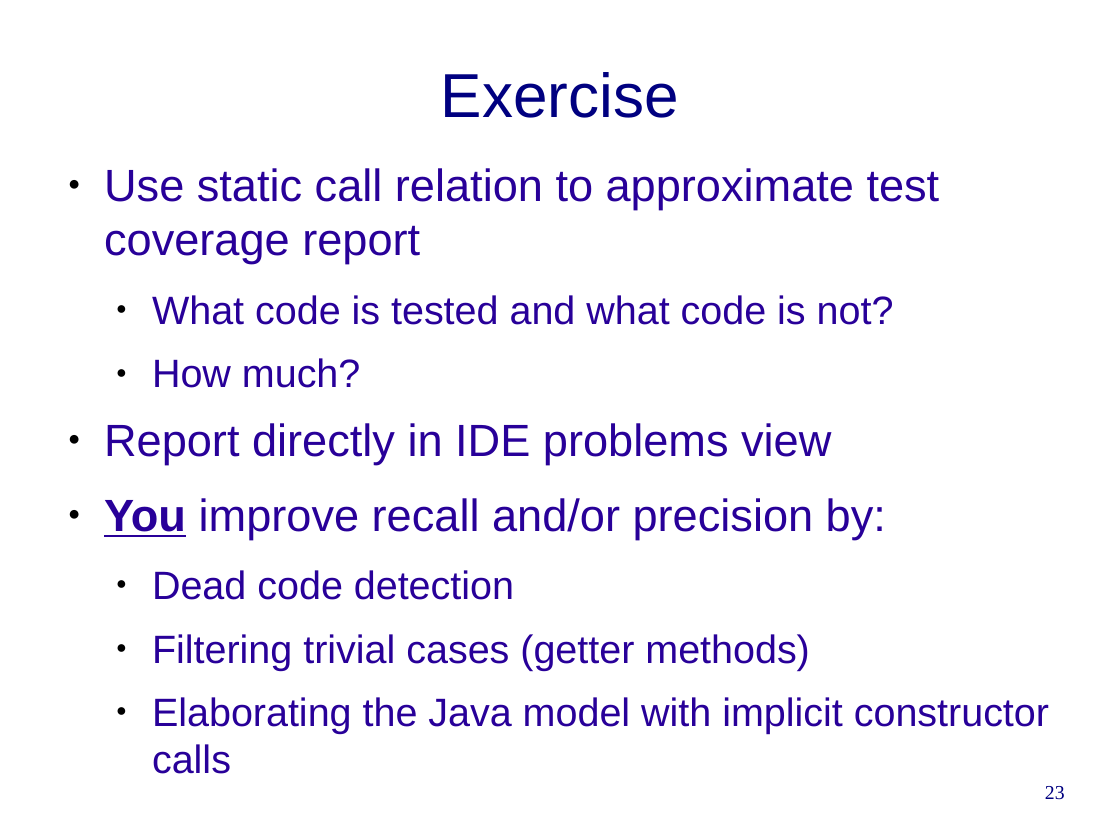
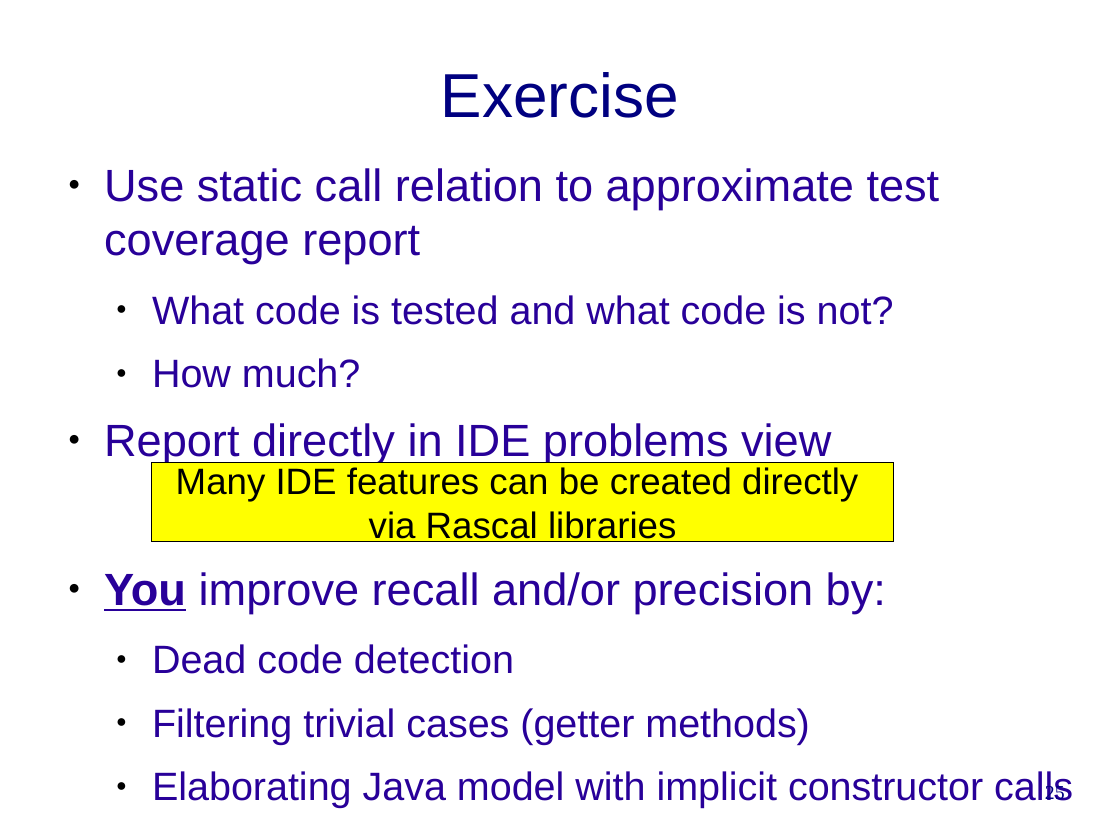
Before and after one commit to cwi-swat/rascal-course-pldi-2015, a slide deck: slide 25 of presentations/M3-overview.odp (slide 23 before the commit). Drawn at 1120x840 pixels with LibreOffice and Linux fonts; fonts in the diff are those of the drawing; background and template pictures are left out. Boxes give left, top, right and bottom in pixels: in the first picture for what was removed or moved away, otherwise in the second. Text is boxed around its words. In the diff, an @@ line names an element or a change of style, - is before the commit and + after.

```diff
--- a/presentations/M3-overview.odp
+++ b/presentations/M3-overview.odp
@@ rectangle added at (151, 462, 894, 542), fill #FFFF00, outline #000000 0 pt, 26 pt, text #000000 @@
+Many IDE features can be created directly
+via Rascal libraries
@@ text at (152, 771, 1073, 808): text changed @@
-  ● Elaborating the Java model with implicit constructor calls
+  ● Elaborating Java model with implicit constructor calls
@@ page number at (1045, 784, 1065, 804): text changed @@
-23
+25
```
Also in this commit, not shown: 7 other slides changed, 3 slides added, 1 slide removed.
